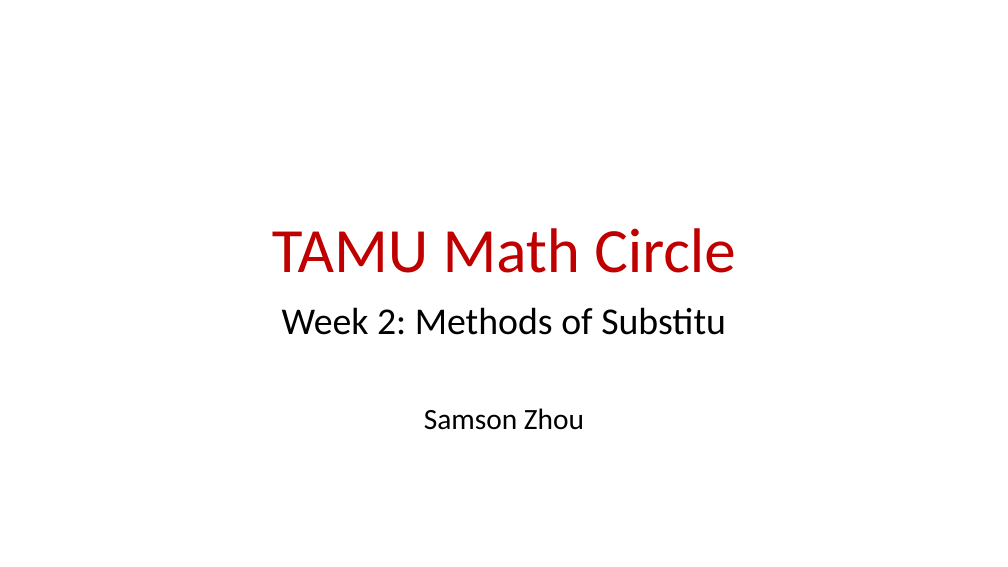
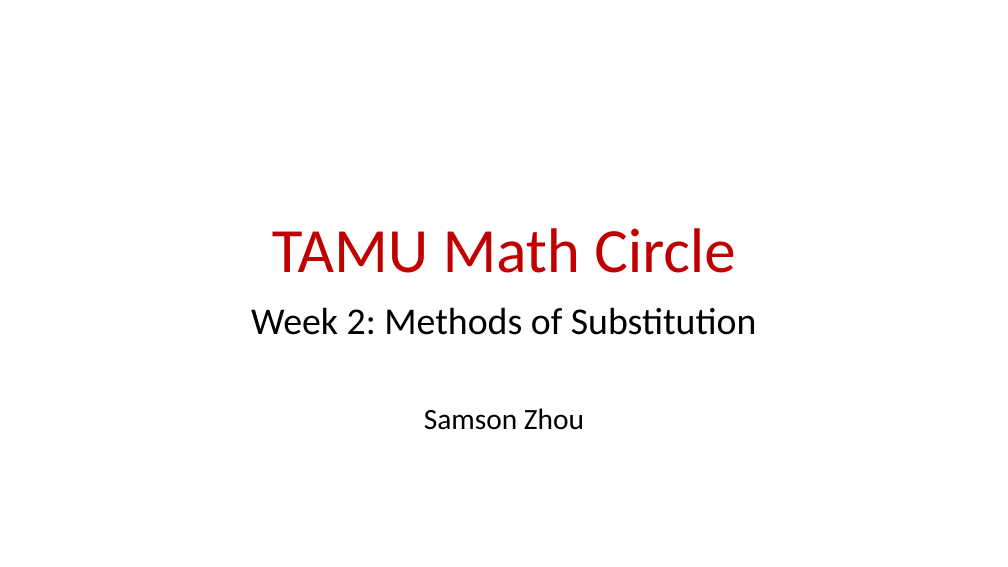
Before and after one commit to samsonzhou/samsonzhou.github.io, a slide deck: slide 70 of TAMU-math-circle/L1.pptx. Drawn at 1008x567 pixels with LibreOffice and Linux fonts; fonts in the diff are those of the drawing. Boxes give left, top, right and bottom in pixels: in the first picture for what was removed or moved away, otherwise in the second. Text is boxed around its words. In the diff, an @@ line names an element or a change of style, - is before the commit and + after.

```diff
--- a/TAMU-math-circle/L1.pptx
+++ b/TAMU-math-circle/L1.pptx
@@ subtitle at (x1=251, y1=307, x2=757, y2=335): text changed @@
-Week 2: Methods of Substitu
+Week 2: Methods of Substitution
```
Also in this commit, not shown: 1 slide removed, 3 other files.
